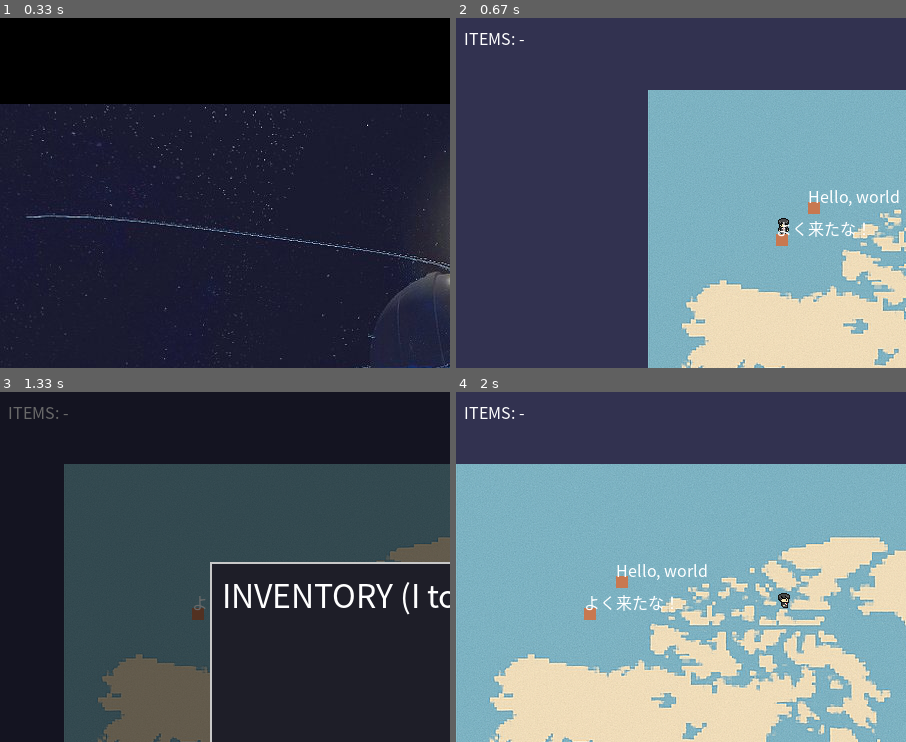
Above: before the commit, frames 1-4 (two rows, left to right).
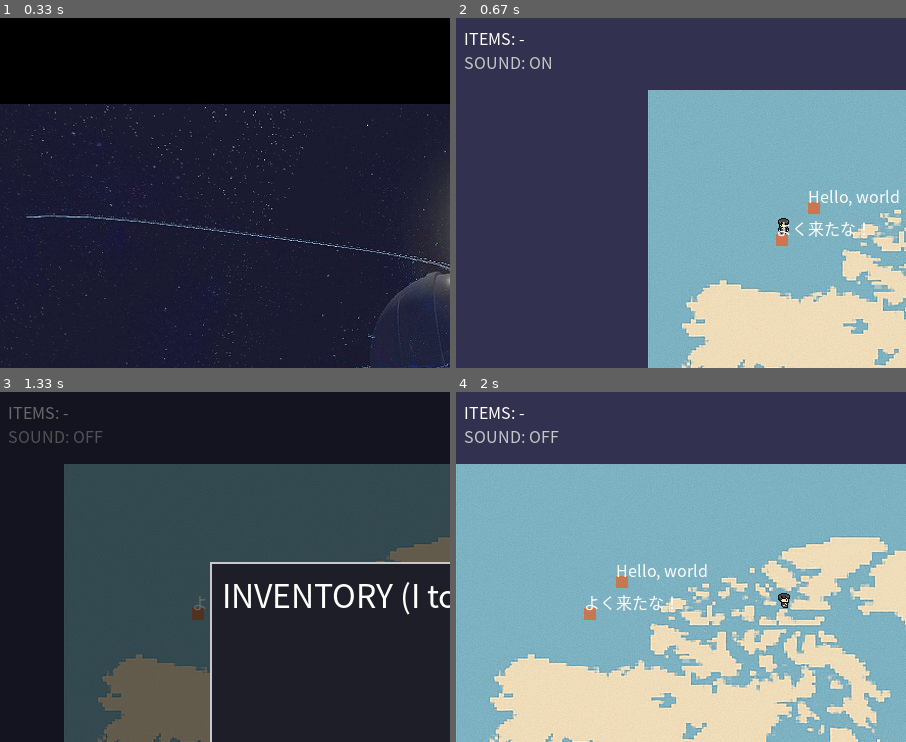
Above: after the commit, the same moments.

Repository: pantsman-jp/PBL_Game
Game: pygame game, started from src/main.py
Two runs of this game, one before a commit and one after it. Both use one fixed random seed, a clock stepped at 60 frames per second and the inputs below.
Inputs (mouse positions are % of the whole screen's width and height, from its top left):
- Up to frame 1 (0.33 s): no input
- Up to frame 2 (0.67 s): click (50, 50) at 0.38 s
- Up to frame 3 (1.33 s): hold I 0.67-1.13 s; hold Right 0.67-1.13 s; hold M from 1.17 s (still down); hold Right from 1.17 s (still down)
- Up to frame 4 (2 s): release M at 1.63 s; release Right at 1.63 s; tap I at 1.67 s
The pictures show only the part of the screen within x 0-50%, y 0-50%; the shares and areas given below are measured in that part.

Frame 1 is identical in both runs. In frame 2, 0.3% of the frame differs, in the area x 2-22%, y 11-15%; in frame 3, 0.2%; in frame 4, 0.3%, in the area x 2-23%, y 11-15%.

Commit message:
feature: add sound toggle (M) and volume control

Diff:
--- a/src/app.py
+++ b/src/app.py
@@ -41,6 +41,14 @@
 
         self.sfx_inv_open = _load_sound("chestopen.mp3")
         self.sfx_inv_close = _load_sound("chestclese.mp3")
+
+        # サウンドの ON/OFF 管理フラグ
+        self.sound_enabled = True
+        # 初期ボリュームを設定
+        try:
+            self._set_volume(1.0)
+        except Exception:
+            pass
 
         self.key_tracker = KeyTracker()
         self.screen = pygame.display.set_mode((WIDTH, HEIGHT))
@@ -79,6 +87,29 @@
     def start_game(self):
         self.system.load()
         self.scene_state = SCENE_GAME
+
+    def _set_volume(self, vol: float):
+        """内部: ロード済みのサウンドと music のボリュームを設定する。"""
+        try:
+            if pygame.mixer.get_init():
+                if self.sfx_inv_open:
+                    self.sfx_inv_open.set_volume(vol)
+                if self.sfx_inv_close:
+                    self.sfx_inv_close.set_volume(vol)
+                try:
+                    pygame.mixer.music.set_volume(vol)
+                except Exception:
+                    pass
+        except Exception:
+            pass
+
+    def toggle_sound(self):
+        """サウンドの ON/OFF を切り替える。Mキーで呼び出す。"""
+        self.sound_enabled = not self.sound_enabled
+        try:
+            self._set_volume(1.0 if self.sound_enabled else 0.0)
+        except Exception:
+            pass
 
     def run(self):
         while self.running:
@@ -107,12 +138,18 @@
                 if ev.type == pygame.KEYDOWN:
                     if ev.key == pygame.K_s:
                         self.system.save()
+                    # サウンドのトグル（Mキー）
+                    if ev.key == pygame.K_m:
+                        self.toggle_sound()
                     if ev.key == pygame.K_i:
                         self.inventory_open = not self.inventory_open
                         try:
-                            if self.inventory_open and self.sfx_inv_open:
+                            # サウンドが有効なときのみ効果音を鳴らす
+                            if self.inventory_open and self.sfx_inv_open and self.sound_enabled:
                                 self.sfx_inv_open.play()
-                            elif not self.inventory_open and self.sfx_inv_close:
+                            elif (
+                                not self.inventory_open and self.sfx_inv_close and self.sound_enabled
+                            ):
                                 self.sfx_inv_close.play()
                         except Exception:
                             pass
@@ -152,6 +189,10 @@
             items_text = "ITEMS: " + ", ".join(self.items) if self.items else "ITEMS: -"
             surf = self.font.render(items_text, True, (255, 255, 255))
             self.screen.blit(surf, (8, 8))
+            # サウンド状態を表示
+            sound_text = "SOUND: ON" if self.sound_enabled else "SOUND: OFF"
+            sound_surf = self.font.render(sound_text, True, (200, 200, 200))
+            self.screen.blit(sound_surf, (8, 32))
             self.talk.draw(self.screen, self.font)
 
             if self.inventory_open:
